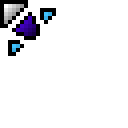
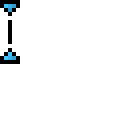
The second w=128, h=128 image is a revision of the first. Changes to its layers:
hid "hyperpointer", painted on it over [0, 0, 56, 60]
added layer "textpointer" over [0, 4, 20, 64]
